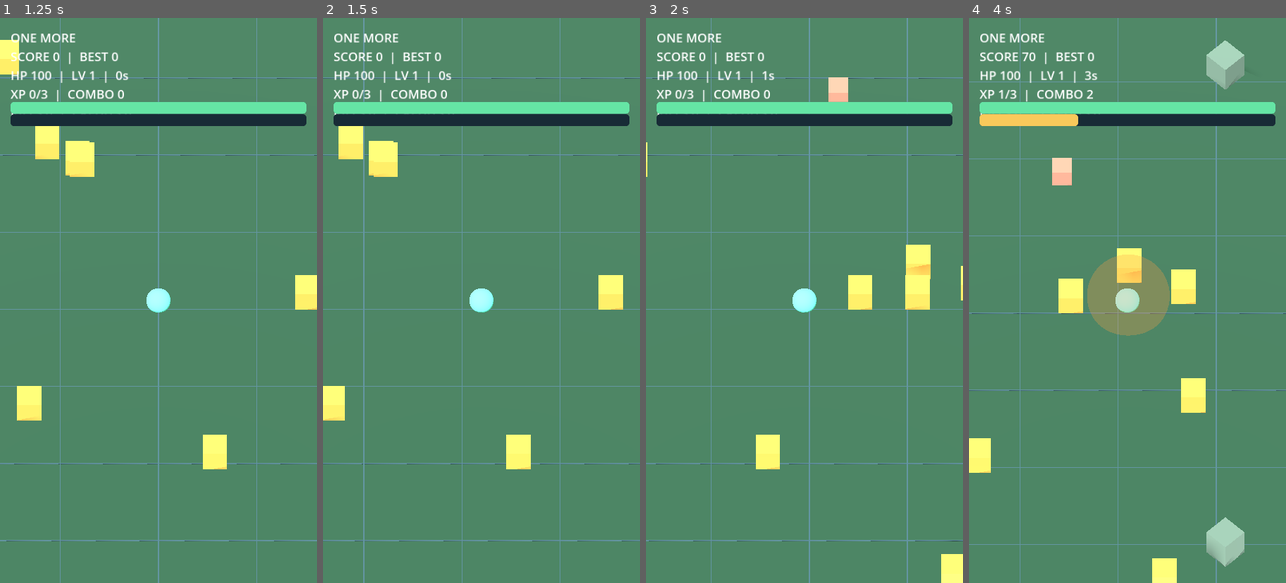
Above: before the commit, frames 1-4 (left to right).
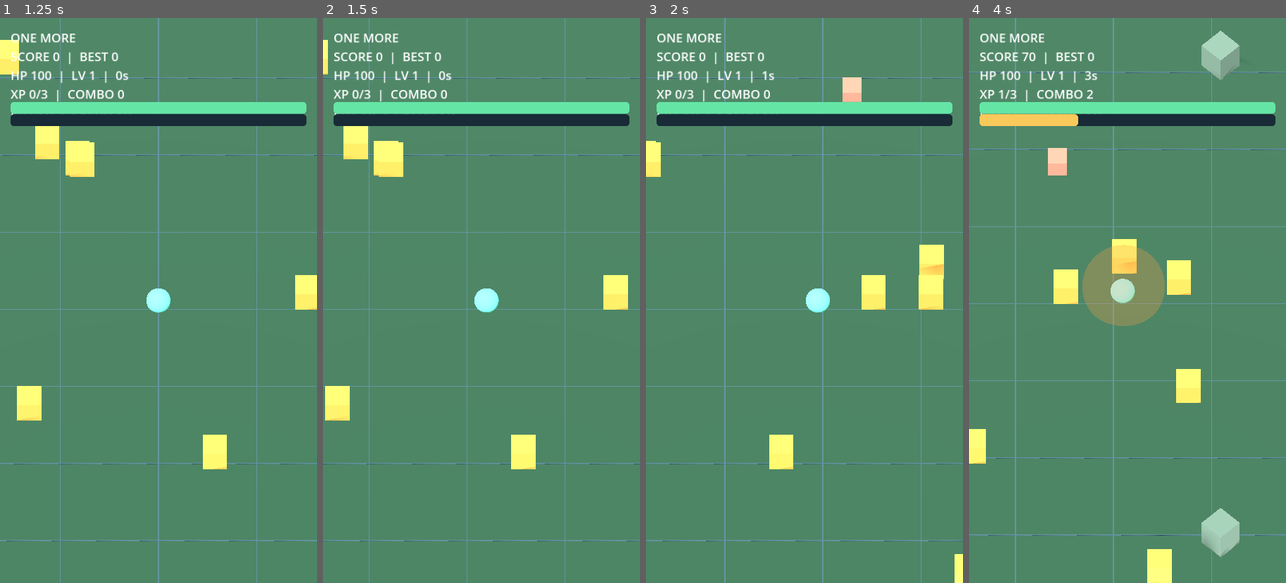
Above: after the commit, the same moments.

Repository: gemini13334-beep/---
Game: Godot game, scene res://main.tscn
Two runs of this game, one before a commit and one after it. Both use one fixed random seed, a clock stepped at 60 frames per second and the inputs below.
Inputs (mouse positions are in pixels of both pictures, inside the frame that each line leads up to):
- Up to frame 1 (1.25 s): click "SCORE ATTACK • 60s" at 0.5 s
- Up to frame 2 (1.5 s): tap Enter at 1.25 s; move the mouse to (551, 272) at 1.27 s; hold Right (ui_right) from 1.28 s (still down); click (551, 272) at 1.42 s
- Up to frame 3 (2 s): keep holding Right (ui_right)
- Up to frame 4 (4 s): release Right (ui_right) at 2 s; drag from (1064, 328) to (1111, 413) at 2.02 s; move the mouse to (1159, 176) at 2.77 s; hold Right (ui_right) 2.78-3.5 s; drag from (1111, 413) to (1032, 215) at 3.52 s

Frame 1 is identical in both runs. In frame 2, 2.6% of the frame differs, in the area x 0-98%, y 0-100%; in frame 3, 5.5%; in frame 4, 8.7%, in the area x 0-100%, y 0-100%.

Commit message:
Improve combat readability with shot tracers and damped camera follow

Diff:
--- a/one-more/arena.gd
+++ b/one-more/arena.gd
@@ -345,6 +345,25 @@
 			ring.position.y = -0.42
 			enemy.set_meta("warning_ring",ring)
 		ring.visible = int(elapsed*8.0)%2 == 0
+
+func shot_tracer(from: Vector3, to: Vector3) -> void:
+	var length := from.distance_to(to)
+	if length < 0.05:
+		return
+	var beam := MeshInstance3D.new()
+	var mesh := BoxMesh.new()
+	mesh.size = Vector3(0.055,0.055,length)
+	beam.mesh = mesh
+	var mat := StandardMaterial3D.new()
+	mat.shading_mode = BaseMaterial3D.SHADING_MODE_UNSHADED
+	mat.albedo_color = Color("#ffe39b")
+	beam.material_override = mat
+	add_child(beam)
+	beam.position = (from+to)*0.5
+	beam.look_at(to,Vector3.UP)
+	var tween := create_tween()
+	tween.tween_property(beam,"scale",Vector3(0.1,0.1,1.0),0.12)
+	tween.tween_callback(beam.queue_free)
 
 func hit_enemy(enemy: MeshInstance3D) -> void:
 	play_fx("hit")
@@ -636,6 +655,7 @@
 	choosing = false
 	upgrades.hide()
 	hero.position = Vector3(0,0.5,0)
+	camera.position = hero.position + Vector3(0,19,15)
 	hero.scale = Vector3.ONE
 	elapsed = 0
 	score = 0
@@ -695,7 +715,7 @@
 	hero.position += Vector3(move.x,0,move.y)*dt*(6.0+speed_bonus+(VEHICLE_SPEED[vehicle_kind] if vehicle_time > 0 else 0.0))
 	hero.position.x = clampf(hero.position.x,-20,20)
 	hero.position.z = clampf(hero.position.z,-20,20)
-	camera.position = hero.position + Vector3(0,19,15)
+	camera.position = camera.position.lerp(hero.position + Vector3(0,19,15),1.0-exp(-10.0*dt))
 	spawn_timer -= dt
 	if spawn_timer <= 0 and enemies.size() < 100:
 		spawn_timer = maxf(0.25,1.1-elapsed/150.0)
@@ -748,6 +768,7 @@
 	if nearest != null and attack_timer <= 0:
 		attack_timer = maxf(0.15,0.7-power*0.08-(VEHICLE_FIRE[vehicle_kind] if vehicle_time > 0 else 0.0))
 		var impact := nearest.position
+		shot_tracer(hero.position+Vector3.UP*0.45,impact+Vector3.UP*0.2)
 		hit_enemy(nearest)
 		if blast > 0:
 			pulse(impact,1.5+blast*0.4,Color("#64cfff"))
